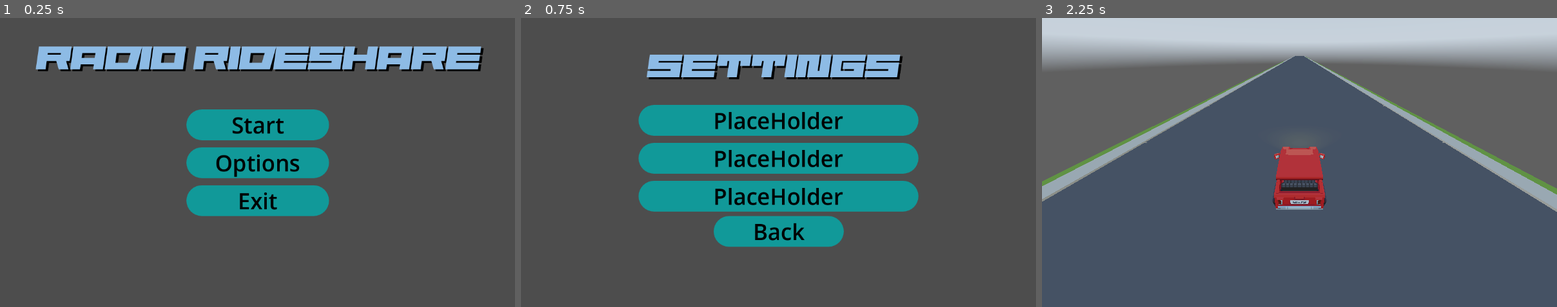
Above: before the commit, frames 1-3 (left to right).
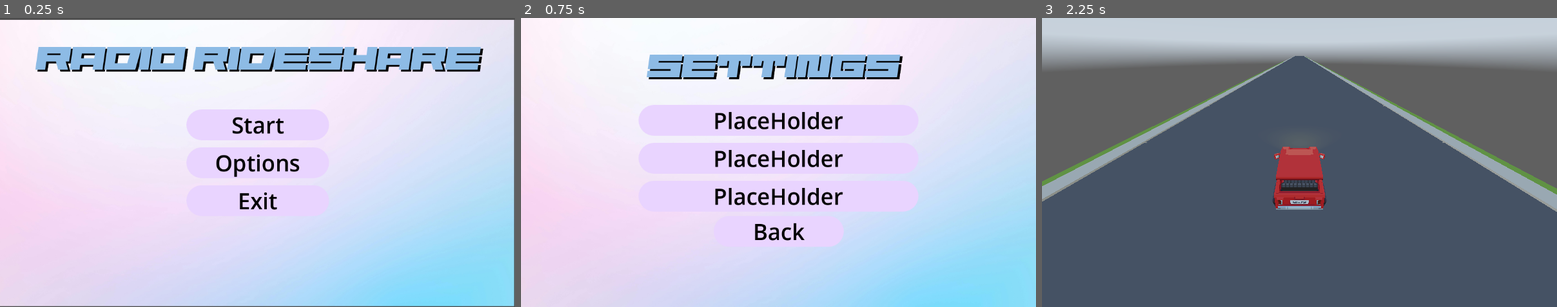
Above: after the commit, the same moments.

Repository: Calverin/Radio-Rideshare
Game: Godot game, scene res://Scenes/main_menu.tscn
Same seed, same stepped clock (60 frames per second), same inputs: the game is played once before the commit and once after it. This scene is started directly instead of the project's main scene. A sky picture missing from this copy of the repository is replaced by a grey-blue gradient.
Inputs:
- Up to frame 1 (0.25 s): no input
- Up to frame 2 (0.75 s): click "Options" at 0.5 s
- Up to frame 3 (2.25 s): click "Back" at 1.25 s; click "Start" at 2 s

The runs differ from the first frame. In frame 1, 93% of the frame differs, in the area x 0-100%, y 0-100%; in frame 2, 95%; in frame 3, nothing differs.

Commit message:
Added gradient and updated buttons of menus

Diff:
--- a/Scenes/main_menu.tscn
+++ b/Scenes/main_menu.tscn
@@ -1,19 +1,20 @@
-[gd_scene load_steps=9 format=3 uid="uid://dda7h8b46rvfn"]
+[gd_scene load_steps=10 format=3 uid="uid://dda7h8b46rvfn"]
 
 [ext_resource type="Script" path="res://Scripts/main_menu.gd" id="1_clu2w"]
 [ext_resource type="FontFile" uid="uid://ckg6xhwdilxv" path="res://Assets/Fonts/Starbirl.otf" id="2_8ddyg"]
+[ext_resource type="Texture2D" uid="uid://drht76nnah1j" path="res://Assets/Backgrounds/menu-gradient.jpg" id="3_8anu4"]
 
 [sub_resource type="StyleBoxEmpty" id="StyleBoxEmpty_vjd5v"]
 
 [sub_resource type="StyleBoxFlat" id="StyleBoxFlat_xwugb"]
-bg_color = Color(0.0367415, 0.416737, 0.416717, 1)
+bg_color = Color(0.913725, 0.490196, 0.886275, 1)
 corner_radius_top_left = 50
 corner_radius_top_right = 50
 corner_radius_bottom_right = 50
 corner_radius_bottom_left = 50
 
 [sub_resource type="StyleBoxFlat" id="StyleBoxFlat_pw04e"]
-bg_color = Color(0.0100733, 0.214333, 0.214316, 1)
+bg_color = Color(0.913725, 0.490196, 0.886275, 1)
 border_color = Color(0.8, 0.8, 0.8, 0)
 corner_radius_top_left = 50
 corner_radius_top_right = 50
@@ -21,7 +22,7 @@
 corner_radius_bottom_left = 50
 
 [sub_resource type="StyleBoxFlat" id="StyleBoxFlat_03lrb"]
-bg_color = Color(0.0666667, 0.6, 0.6, 1)
+bg_color = Color(0.913725, 0.831373, 1, 1)
 corner_radius_top_left = 50
 corner_radius_top_right = 50
 corner_radius_bottom_right = 50
@@ -38,8 +39,8 @@
 anchor_top = 0.5
 anchor_right = 0.5
 anchor_bottom = 0.5
-offset_left = -412.0
-offset_top = -184.0
+offset_left = -414.0
+offset_top = -182.0
 offset_right = 412.0
 offset_bottom = 184.0
 grow_horizontal = 2
@@ -47,16 +48,17 @@
 script = ExtResource("1_clu2w")
 
 [node name="VBoxContainer" type="VBoxContainer" parent="."]
+top_level = true
 layout_mode = 1
 anchors_preset = 8
 anchor_left = 0.5
 anchor_top = 0.5
 anchor_right = 0.5
 anchor_bottom = 0.5
-offset_left = -159.0
-offset_top = -111.0
-offset_right = 160.0
-offset_bottom = 112.0
+offset_left = -159.5
+offset_top = -119.5
+offset_right = 159.5
+offset_bottom = 119.5
 grow_horizontal = 2
 grow_vertical = 2
 theme_override_constants/separation = 16
@@ -123,6 +125,21 @@
 theme_override_font_sizes/font_size = 75
 text = "Radio Rideshare"
 
+[node name="TextureRect" type="TextureRect" parent="."]
+show_behind_parent = true
+layout_mode = 1
+anchors_preset = 15
+anchor_right = 1.0
+anchor_bottom = 1.0
+offset_left = -164.0
+offset_top = -138.0
+offset_right = 162.0
+offset_bottom = 138.0
+grow_horizontal = 2
+grow_vertical = 2
+texture = ExtResource("3_8anu4")
+expand_mode = 3
+
 [connection signal="pressed" from="VBoxContainer/StartButton" to="." method="_on_start_button_pressed"]
 [connection signal="pressed" from="VBoxContainer/OptionsButton" to="." method="_on_options_button_pressed"]
 [connection signal="pressed" from="VBoxContainer/ExitButton" to="." method="_on_exit_button_pressed"]
--- a/Scenes/settings.tscn
+++ b/Scenes/settings.tscn
@@ -1,6 +1,7 @@
-[gd_scene load_steps=9 format=3 uid="uid://db3nkcvsu28om"]
+[gd_scene load_steps=10 format=3 uid="uid://db3nkcvsu28om"]
 
 [ext_resource type="FontFile" uid="uid://ckg6xhwdilxv" path="res://Assets/Fonts/Starbirl.otf" id="1_5c5pu"]
+[ext_resource type="Texture2D" uid="uid://drht76nnah1j" path="res://Assets/Backgrounds/menu-gradient.jpg" id="2_y4li5"]
 
 [sub_resource type="GDScript" id="GDScript_ycv7y"]
 script/source = "extends Control
@@ -23,14 +24,14 @@
 [sub_resource type="StyleBoxEmpty" id="StyleBoxEmpty_ejccn"]
 
 [sub_resource type="StyleBoxFlat" id="StyleBoxFlat_1ye7y"]
-bg_color = Color(0.0367415, 0.416737, 0.416717, 1)
+bg_color = Color(0.862038, 0.304827, 0.837494, 1)
 corner_radius_top_left = 50
 corner_radius_top_right = 50
 corner_radius_bottom_right = 50
 corner_radius_bottom_left = 50
 
 [sub_resource type="StyleBoxFlat" id="StyleBoxFlat_ng523"]
-bg_color = Color(0.0100733, 0.214333, 0.214316, 1)
+bg_color = Color(0.913725, 0.490196, 0.886275, 1)
 border_color = Color(0.8, 0.8, 0.8, 0)
 corner_radius_top_left = 50
 corner_radius_top_right = 50
@@ -38,7 +39,7 @@
 corner_radius_bottom_left = 50
 
 [sub_resource type="StyleBoxFlat" id="StyleBoxFlat_1k4qx"]
-bg_color = Color(0.0666667, 0.6, 0.6, 1)
+bg_color = Color(0.913725, 0.831373, 1, 1)
 corner_radius_top_left = 50
 corner_radius_top_right = 50
 corner_radius_bottom_right = 50
@@ -58,6 +59,7 @@
 script = SubResource("GDScript_ycv7y")
 
 [node name="VBoxContainer" type="VBoxContainer" parent="."]
+top_level = true
 layout_mode = 1
 anchors_preset = 8
 anchor_left = 0.5
@@ -135,6 +137,7 @@
 text = "Settings"
 
 [node name="Back" type="Button" parent="."]
+top_level = true
 layout_mode = 1
 anchors_preset = 8
 anchor_left = 0.5
@@ -159,4 +162,15 @@
 text = "Back
 "
 
+[node name="TextureRect" type="TextureRect" parent="."]
+show_behind_parent = true
+layout_mode = 1
+anchors_preset = 15
+anchor_right = 1.0
+anchor_bottom = 1.0
+grow_horizontal = 2
+grow_vertical = 2
+texture = ExtResource("2_y4li5")
+expand_mode = 2
+
 [connection signal="pressed" from="Back" to="." method="_on_back_button_pressed"]
Binary file added: Assets/Backgrounds/menu-gradient.jpg
Not shown, added: Assets/Backgrounds/menu-gradient.jpg.import
